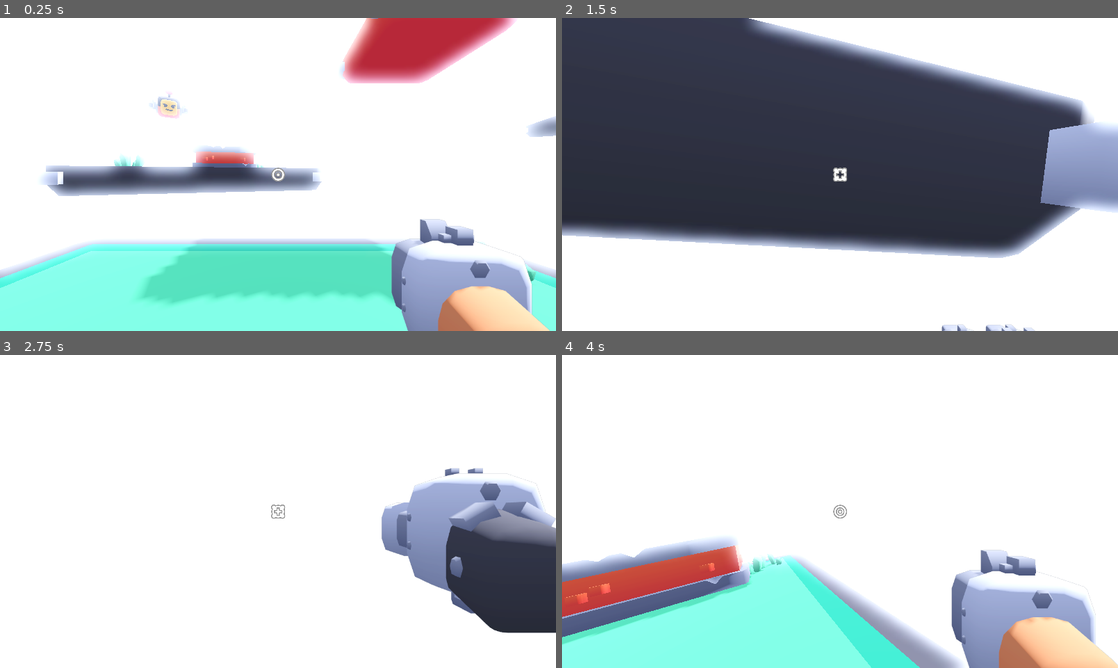
Above: before the commit, frames 1-4 (two rows, left to right).
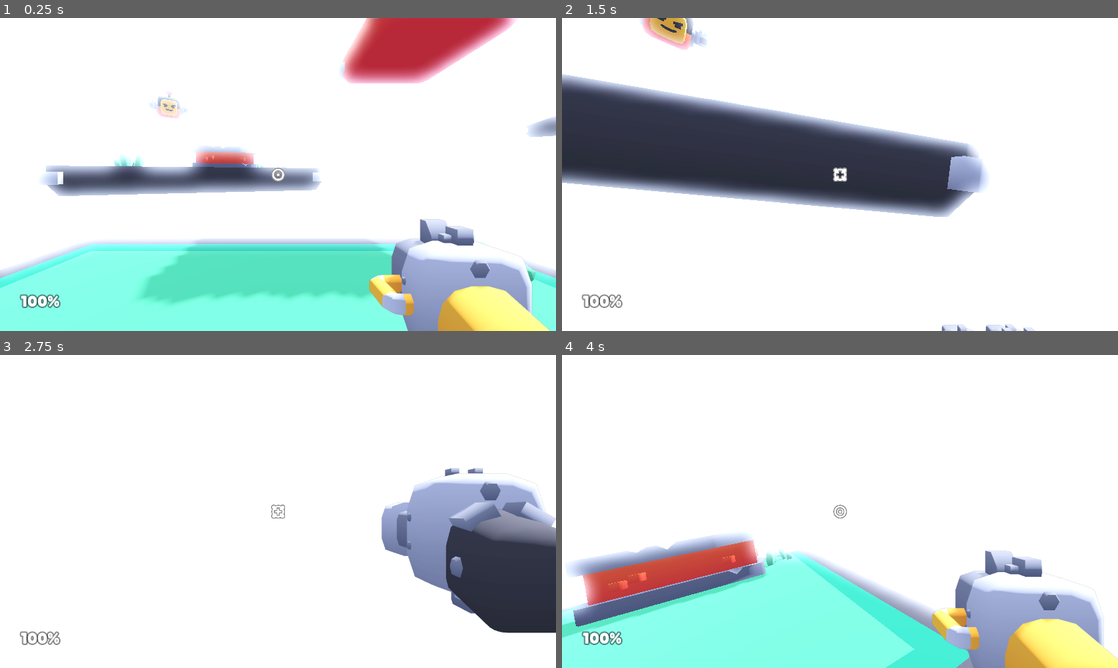
Above: after the commit, the same moments.

Repository: KenneyNL/Starter-Kit-FPS
Game: Godot game, scene res://scenes/main.tscn
Two runs of this game, one before a commit and one after it. Both use one fixed random seed, a clock stepped at 60 frames per second and the inputs below.
Inputs (mouse positions are in pixels of both pictures, inside the frame that each line leads up to):
- Up to frame 1 (0.25 s): no input
- Up to frame 2 (1.5 s): move the mouse to (867, 174) at 0.52 s; hold W (move_forward) from 0.53 s (still down); click (867, 174) at 0.6 s; tap Space (jump) at 0.77 s; move the mouse to (812, 174) at 1.27 s; tap E (weapon_toggle) at 1.35 s
- Up to frame 3 (2.75 s): keep holding W (move_forward); tap Space (jump) at 1.52 s; move the mouse to (289, 505) at 2.02 s; click (289, 505) at 2.1 s
- Up to frame 4 (4 s): keep holding W (move_forward); move the mouse to (834, 517) at 2.77 s; tap E (weapon_toggle) at 2.85 s; tap Space (jump) at 3.02, 3.77 s; move the mouse to (878, 514) at 3.52 s; click (878, 514) at 3.6 s

The runs differ from the first frame. In frame 1, 3.1% of the frame differs, in the area x 3-99%, y 82-100%; in frame 2, 47%, in the area x 0-100%, y 0-93%; in frame 3, 0.2%; in frame 4, 14%.

Commit message:
Progress

Diff:
--- a/objects/enemy.gd
+++ b/objects/enemy.gd
@@ -56,3 +56,5 @@
 			burst_b.rotation_degrees.z = randf_range(-45, 45)
 
 			Audio.play("sounds/enemy_attack.ogg")
+
+			collider.get_hurt()
--- a/objects/player.gd
+++ b/objects/player.gd
@@ -133,10 +133,10 @@
 
 	var rotation_input := Vector3.ZERO
 
-	input.y = Input.get_axis("camera_left", "camera_right")
-	input.x = Input.get_axis("camera_up", "camera_down") / 2
-
-	rotation_target -= input.limit_length(1.0) * 5 * delta
+	rotation_input.y = Input.get_axis("camera_left", "camera_right")
+	rotation_input.x = Input.get_axis("camera_up", "camera_down") / 2
+
+	rotation_target -= rotation_input.limit_length(1.0) * 5 * delta
 	rotation_target.x = clamp(rotation_target.x, deg_to_rad(-90), deg_to_rad(90))
 
 	#input_mouse = Vector2.ZERO
@@ -195,12 +195,15 @@
 		container.position.z += 0.25
 
 		burst.play("default")
+
 		burst.rotation_degrees.z = randf_range(-45, 45)
 		burst.scale = Vector3.ONE * randf_range(0.40, 0.75)
-
 		burst.position = container.position - Vector3(0.1, -0.4, 1.5)
 
+		camera.rotation.x += 0.025
 		blaster_cooldown.start(weapon.cooldown)
+
+		movement_velocity += Vector3(0, 0, weapon.knockback)
 
 		# What or where the blaster hit
 
--- a/scenes/main.tscn
+++ b/scenes/main.tscn
@@ -1,12 +1,19 @@
-[gd_scene load_steps=8 format=3 uid="uid://dxvvlck8lej3f"]
+[gd_scene load_steps=10 format=3 uid="uid://dxvvlck8lej3f"]
 
 [ext_resource type="Environment" uid="uid://jvmpkdwaeaq" path="res://scenes/main-environment.tres" id="1_q8fpv"]
 [ext_resource type="PackedScene" uid="uid://dl2ed4gkybggf" path="res://objects/player.tscn" id="2_elriq"]
+[ext_resource type="FontFile" uid="uid://biqtga8moh7ah" path="res://fonts/lilita_one_regular.ttf" id="3_w27de"]
 [ext_resource type="PackedScene" uid="uid://dpm3l05d7fu35" path="res://objects/platform.tscn" id="5_3s40e"]
 [ext_resource type="PackedScene" uid="uid://r7rt7pth4u7o" path="res://objects/wall_low.tscn" id="5_6vel1"]
 [ext_resource type="PackedScene" uid="uid://c71evdjblk5wp" path="res://objects/wall_high.tscn" id="7_cabne"]
 [ext_resource type="PackedScene" uid="uid://bvx5cvigosg0s" path="res://objects/platform_large_grass.tscn" id="7_wggef"]
 [ext_resource type="PackedScene" uid="uid://d2g78tpqbyf5g" path="res://objects/enemy.tscn" id="8_7ty2f"]
+
+[sub_resource type="LabelSettings" id="LabelSettings_fpmwk"]
+font = ExtResource("3_w27de")
+font_size = 36
+outline_size = 12
+outline_color = Color(0, 0, 0, 0.470588)
 
 [node name="Main" type="Node3D"]
 
@@ -37,6 +44,25 @@
 grow_vertical = 2
 scale = Vector2(0.35, 0.35)
 pivot_offset = Vector2(64, 64)
+
+[node name="MarginContainer" type="MarginContainer" parent="Canvas"]
+anchors_preset = 15
+anchor_right = 1.0
+anchor_bottom = 1.0
+grow_horizontal = 2
+grow_vertical = 2
+theme_override_constants/margin_left = 48
+theme_override_constants/margin_top = 48
+theme_override_constants/margin_right = 48
+theme_override_constants/margin_bottom = 48
+
+[node name="Health" type="Label" parent="Canvas/MarginContainer"]
+layout_mode = 2
+size_flags_horizontal = 0
+size_flags_vertical = 8
+text = "100%"
+label_settings = SubResource("LabelSettings_fpmwk")
+vertical_alignment = 2
 
 [node name="Enemies" type="Node" parent="."]
 
--- a/scripts/weapon.gd
+++ b/scripts/weapon.gd
@@ -13,6 +13,7 @@
 @export_range(0, 100) var damage: float = 25 # Damage per hit
 @export_range(0, 5) var spread: float = 0 # Spread of each shot
 @export_range(1, 5) var shot_count: int = 1 # Amount of shots
+@export_range(0, 50) var knockback: int = 20 # Amount of knockback
 
 @export_subgroup("Sounds")
 @export var sound_shoot: String # Sound path
--- a/weapons/blaster-repeater.tres
+++ b/weapons/blaster-repeater.tres
@@ -15,5 +15,6 @@
 damage = 10.0
 spread = 0.5
 shot_count = 1
+knockback = 10
 sound_shoot = "sounds/blaster_repeater.ogg"
 crosshair = ExtResource("1_hoqei")
--- a/weapons/blaster.tres
+++ b/weapons/blaster.tres
@@ -10,10 +10,11 @@
 position = Vector3(0, 0, 0)
 rotation = Vector3(0, 180, 0)
 burst_position = Vector3(0, 0, 0)
-cooldown = 0.5
+cooldown = 0.25
 max_distance = 10
 damage = 25.0
-spread = 2.0
+spread = 1.0
 shot_count = 3
+knockback = 40
 sound_shoot = "sounds/blaster.ogg"
 crosshair = ExtResource("1_2onsr")
Not shown, added: fonts/license.txt
Binary file added: fonts/lilita_one_regular.ttf
Not shown, added: fonts/lilita_one_regular.ttf.import
Binary file changed: models/blaster.glb
Not shown, changed: sounds/blaster.ogg.import
Not shown, changed: sounds/blaster.ogg
